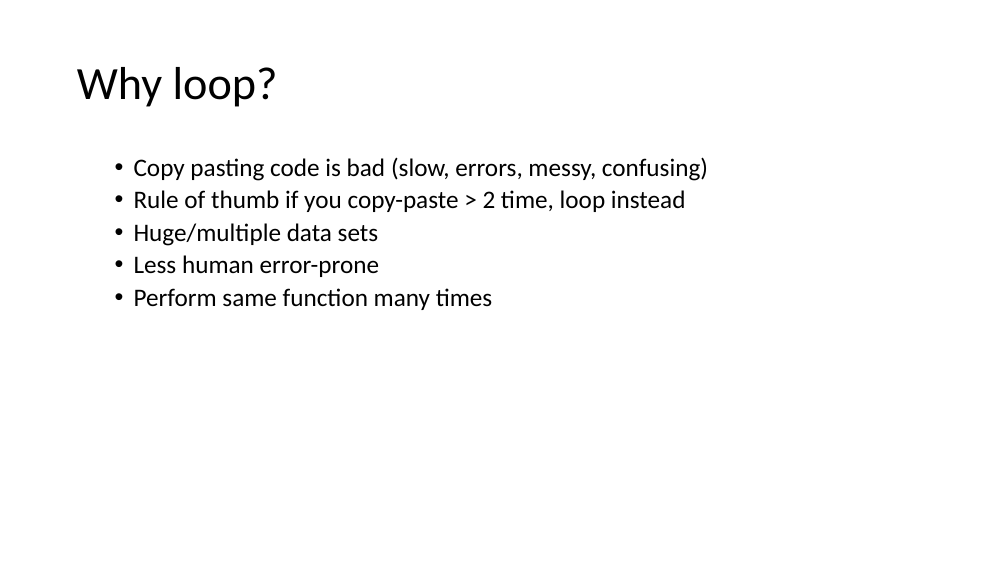
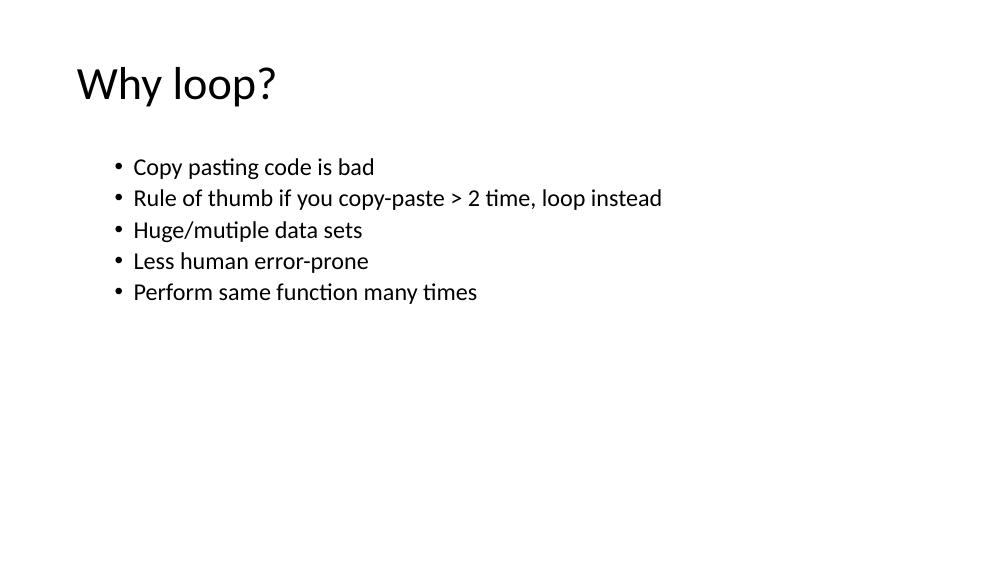
Before and after one commit to ClinicianCoders/ClinicianCoders, a slide deck: slide 20 of Workshops/Workshop6.pptx (slide 21 before the commit). Drawn at 1008x567 pixels with LibreOffice and Linux fonts; fonts in the diff are those of the drawing. Boxes give left, top, right and bottom in pixels: in the first picture for what was removed or moved away, otherwise in the second. Text is boxed around its words. In the diff, an @@ line names an element or a change of style, - is before the commit and + after.

```diff
--- a/Workshops/Workshop6.pptx
+++ b/Workshops/Workshop6.pptx
@@ text at <box>134,158,375,179</box>: text changed; size 24 to 23 pt @@
-  • Copy pasting code is bad (slow, errors, messy, confusing)
+  • Copy pasting code is bad
@@ text at <box>134,189,662,304</box>: size 24 to 23 pt in "Rule of thumb if you copy-paste > ...", "Less human error-prone", "Perform same function many times" @@
@@ text at <box>134,221,363,242</box>: text changed; size 24 to 23 pt @@
-  • Huge/multiple data sets
+  • Huge/mutiple data sets
```
Also in this commit, not shown: 29 other slides changed, 1 slide removed, 12 other files.
